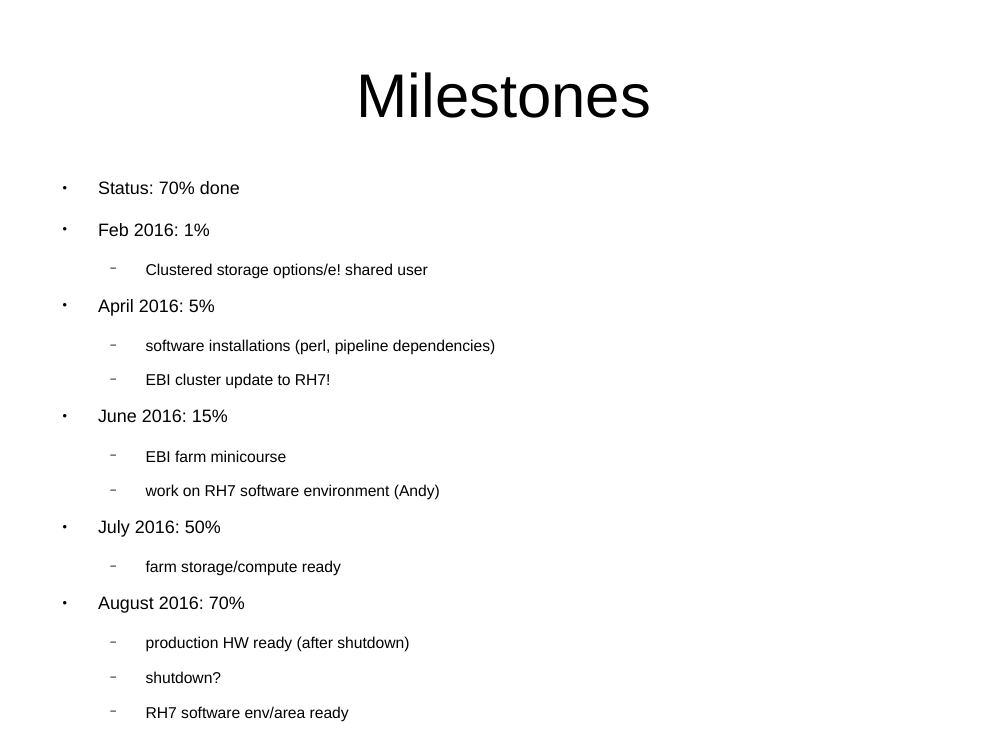
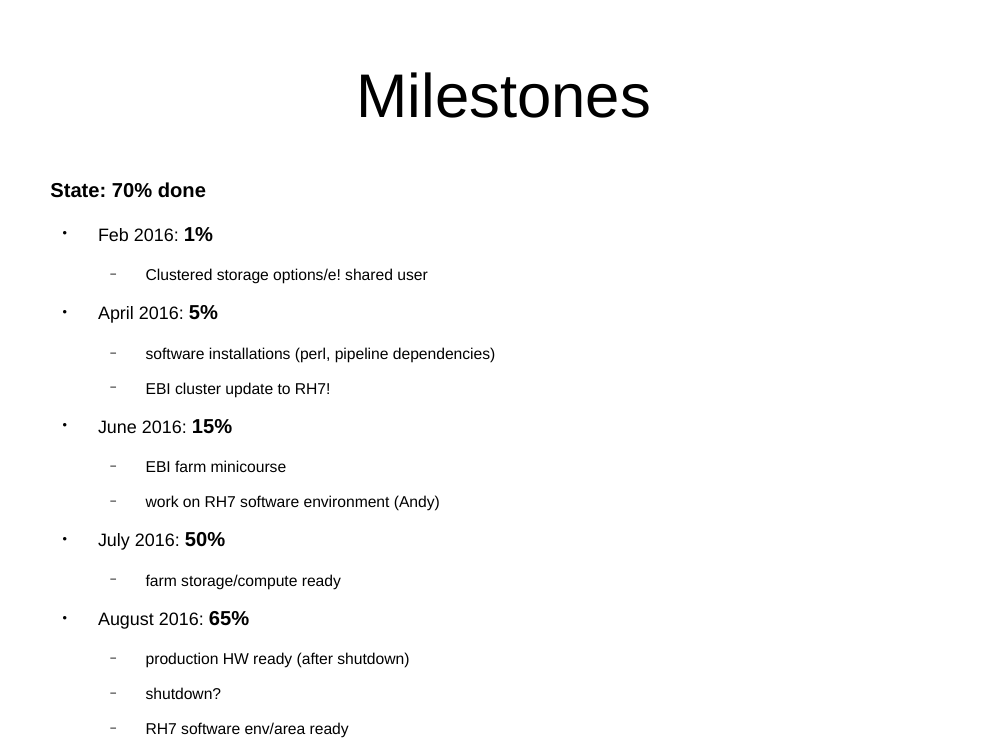
Before and after one commit to avullo/ensembl-migration-pm, a slide deck: slide 28 of data-review-10-16/talk.odp (slide 29 before the commit). Drawn at 1008x756 pixels with LibreOffice and Linux fonts; fonts in the diff are those of the drawing; background and template pictures are left out. Boxes give left, top, right and bottom in pixels: in the first picture for what was removed or moved away, otherwise in the second. Text is boxed around its words. In the diff, an @@ line names an element or a change of style, - is before the commit and + after.

```diff
--- a/data-review-10-16/talk.odp
+++ b/data-review-10-16/talk.odp
@@ text at [50,182,206,198]: text changed; size 12.8 to 14.4 pt; bold on @@
-● Status: 70% done
+State: 70% done
@@ text at [98,227,232,550]: size 12.8 to 14.4 pt, bold on in "1%", "5%", "15%", "50%" @@
@@ text at [98,611,249,629]: text changed @@
-● August 2016: 70%
+● August 2016: 65%
```
Also in this commit, not shown: 15 other slides changed, 3 slides added, 3 other files.
